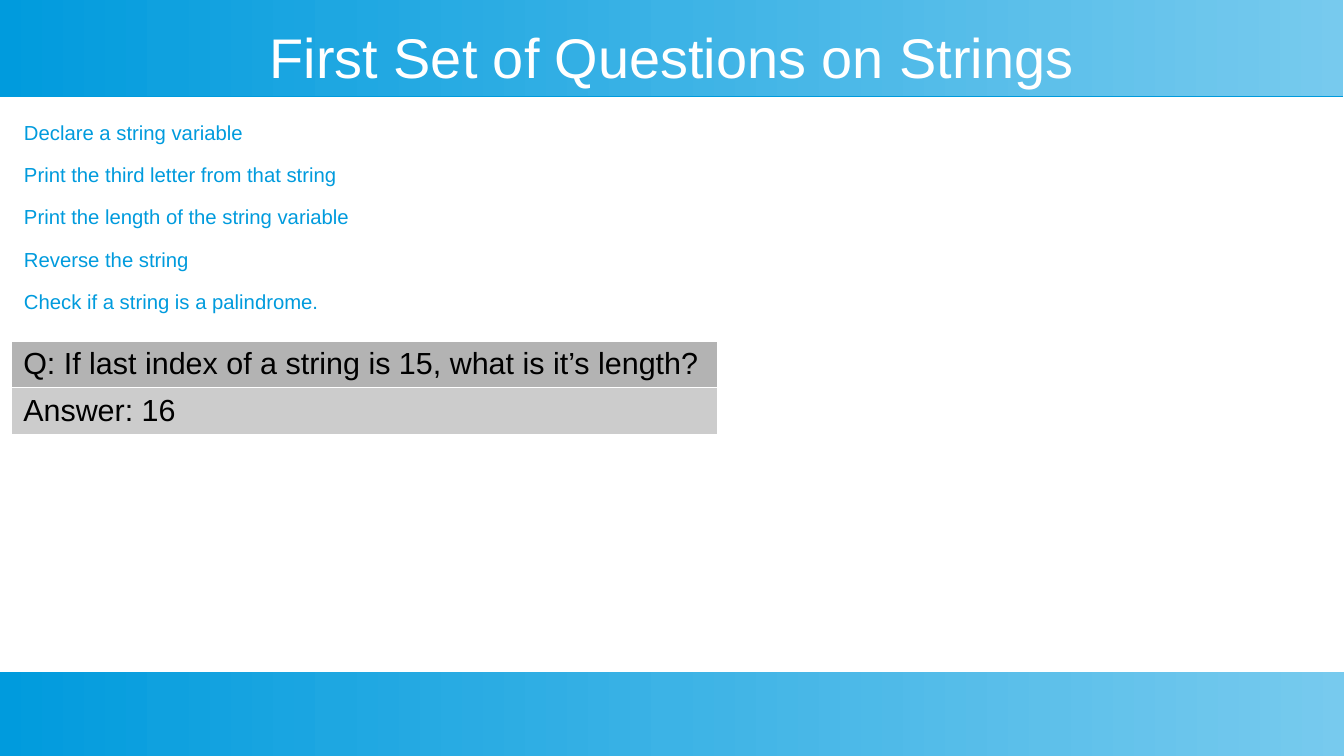
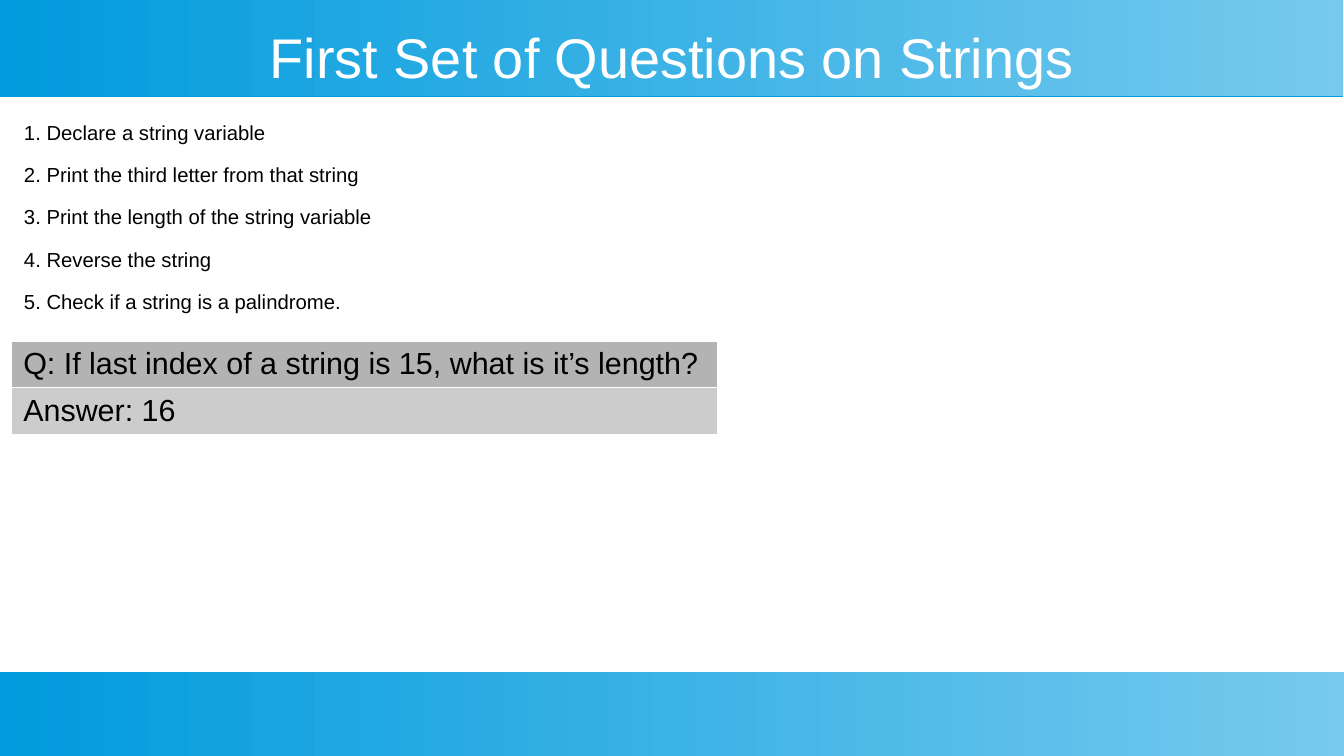
Before and after one commit to ashishjain1547/public_lessons_in_python, a slide deck: slide 5 of Ch 2 - Strings/Strings.odp (slide 4 before the commit). Drawn at 1344x756 pixels with LibreOffice and Linux fonts; fonts in the diff are those of the drawing. Boxes give left, top, right and bottom in pixels: in the first picture for what was removed or moved away, otherwise in the second. Text is boxed around its words. In the diff, an @@ line names an element or a change of style, - is before the commit and + after.

```diff
--- a/Ch 2 - Strings/Strings.odp
+++ b/Ch 2 - Strings/Strings.odp
@@ text at [24,125,371,314]: text changed; text colour #009BDD to #000000 @@
-Declare a string variable
-Print the third letter from that string
-Print the length of the string variable
-Reverse the string
-Check if a string is a palindrome.
+1. Declare a string variable
+2. Print the third letter from that string
+3. Print the length of the string variable
+4. Reverse the string
+5. Check if a string is a palindrome.
```
Also in this commit, not shown: 1 other slide changed, 3 slides added, 7 other files.
